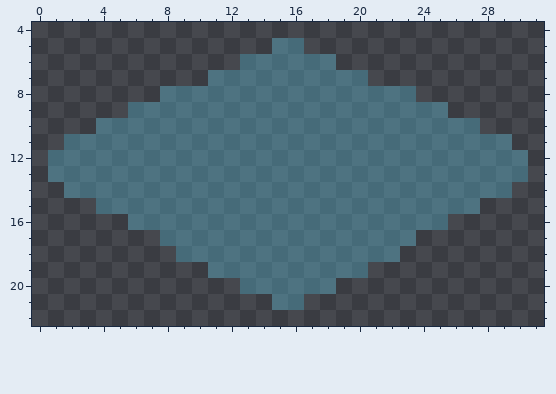
Two states of a pixel-art sprite, Assets/selected_cursor/selected3.png. The first picture shows the starting point.
The file is 32x32 pixels. Shown: x 0..31, y 4..22.
The same view after the edit:
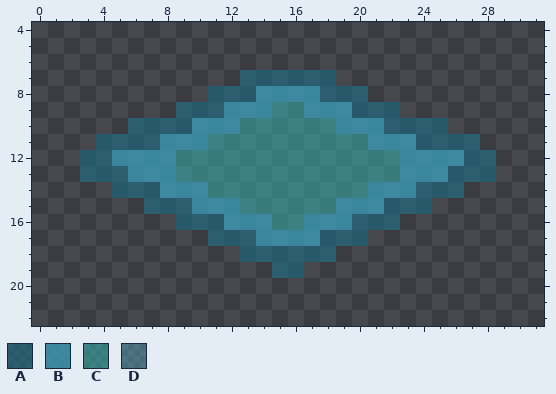
Palette (. is transparent): A #1b6f8793  B #3aa5c4b3  C #34ccc56f  D #5bbdd95d
Diff:
@@ x 0..31 @@
  4 ................................
- 5 ...............DD...............
- 6 .............DDDDDD.............
- 7 ...........DDDDDDDDDD...........
- 8 ........DDDDDDDDDDDDDDDD........
- 9 ......DDDDDDDDDDDDDDDDDDDD......
-10 ....DDDDDDDDDDDDDDDDDDDDDDDD....
-11 ..DDDDDDDDDDDDDDDDDDDDDDDDDDDD..
-12 .DDDDDDDDDDDDDDDDDDDDDDDDDDDDDD.
-13 .DDDDDDDDDDDDDDDDDDDDDDDDDDDDDD.
-14 ..DDDDDDDDDDDDDDDDDDDDDDDDDDDD..
-15 ....DDDDDDDDDDDDDDDDDDDDDDDD....
-16 ......DDDDDDDDDDDDDDDDDDDD......
-17 ........DDDDDDDDDDDDDDDD........
-18 .........DDDDDDDDDDDDDD.........
-19 ...........DDDDDDDDDD...........
-20 .............DDDDDD.............
-21 ...............DD...............
+ 5 ................................
+ 6 ................................
+ 7 .............AAAAAA.............
+ 8 ...........AAABBBBAAA...........
+ 9 .........AAABBBCCBBBAAA.........
+10 ......AAAABBBCCCCCCBBBAAAA......
+11 ....AAAABBBCCCCCCCCCCBBBAAAA....
+12 ...AABBBBCCCCCCCCCCCCCCBBBBAA...
+13 ...AAABBBCCCCCCCCCCCCCCBBBAAA...
+14 .....AAABBBCCCCCCCCCCBBBAAA.....
+15 .......AAABBBCCCCCCBBBAAA.......
+16 .........AAABBBCCBBBAAA.........
+17 ...........AAABBBBAAA...........
+18 .............AAAAAA.............
+19 ...............AA...............
+20 ................................
+21 ................................
 22 ................................
Where, in picture pixels (left, top, right, bottom), the same in both pictures:
changed: (48, 38, 528, 310)
